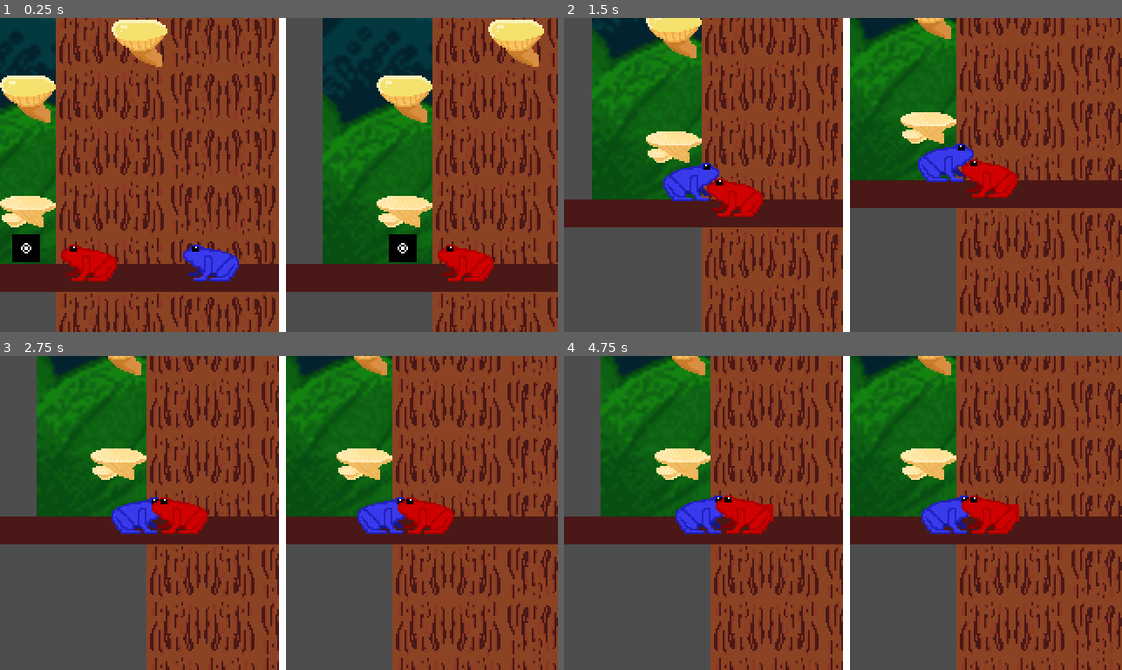
Above: before the commit, frames 1-4 (two rows, left to right).
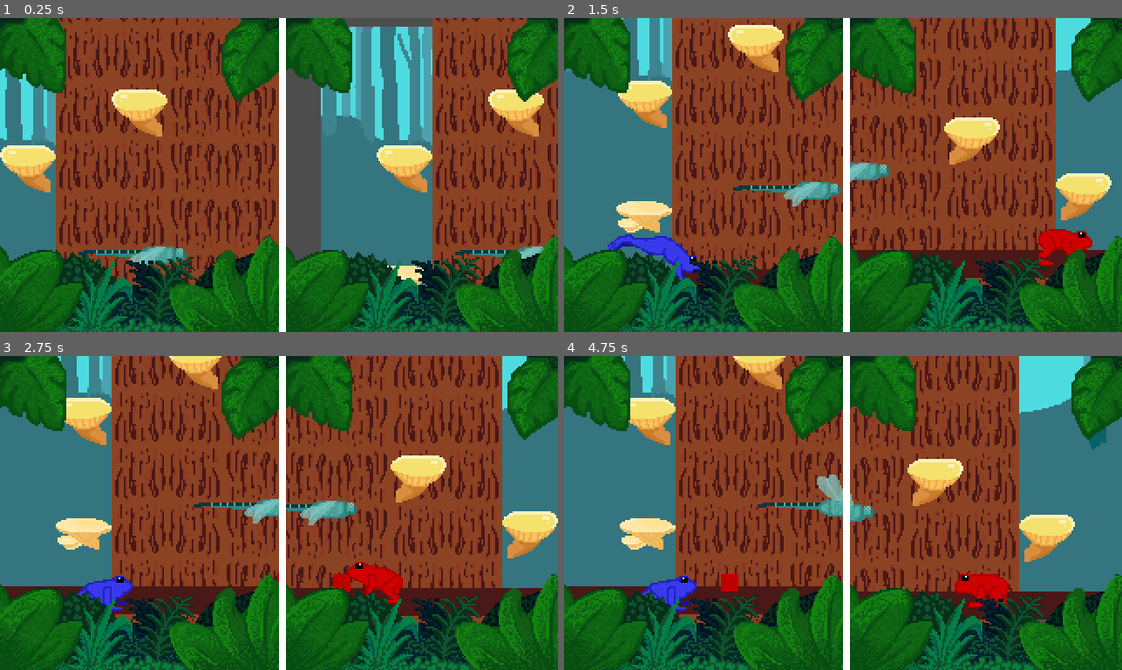
Above: after the commit, the same moments.

Repository: shrubino/CSP_LocalMult
Game: Godot game, scene res://Scenes/main.tscn
Two runs of this game, one before a commit and one after it. Both use one fixed random seed, a clock stepped at 60 frames per second and the inputs below.
Inputs:
- Up to frame 1 (0.25 s): no input
- Up to frame 2 (1.5 s): hold A (A) 0.53-1.28 s; hold Right (Right) from 0.53 s (still down); tap Up (Up) at 0.77 s; tap C (C) at 0.8, 1.35 s
- Up to frame 3 (2.75 s): tap Up (Up) at 1.52 s; tap D (D) at 1.55 s; release Right (Right) at 2.03 s; hold Left (Left) from 2.03 s (still down); hold D (D) from 2.03 s (still down); tap M (M) at 2.3 s
- Up to frame 4 (4.75 s): release Left (Left) at 2.78 s; release D (D) at 2.78 s; hold Right (Right) 2.78-4.28 s; tap M (M) at 2.85 s; tap Up (Up) at 3.02, 3.77, 4.52 s; tap N (N) at 3.05, 3.6 s; hold S (S) 3.53-4.28 s; hold Left (Left) from 4.28 s (still down); tap S (S) at 4.35 s; tap V (V) at 4.55 s

The runs differ from the first frame. In frame 1, 68% of the frame differs, in the area x 0-100%, y 0-100%; in frame 2, 80%; in frame 3, 80%; in frame 4, 84%.
Error before the commit: Invalid access to property or key 'scale' on a base object of type 'null instance'. (res://Scripts/player_2.gd:182)

Commit message:
Bug fixed
new bugs

Diff:
--- a/local-multiplayer-game/Scenes/Level1.tscn
+++ b/local-multiplayer-game/Scenes/Level1.tscn
@@ -1,15 +1,9 @@
-[gd_scene load_steps=20 format=4 uid="uid://drjc2wiskis6p"]
-
-[ext_resource type="Texture2D" uid="uid://3uen25ursun8" path="res://Resources/Background/background0.png" id="1_bdlbp"]
+[gd_scene load_steps=15 format=4 uid="uid://drjc2wiskis6p"]
+
 [ext_resource type="Texture2D" uid="uid://cwra40fds0cwo" path="res://Resources/spritesheet.png" id="1_joc8x"]
-[ext_resource type="Texture2D" uid="uid://be37xj113eghk" path="res://Resources/Background/background1.png" id="2_2h8qs"]
 [ext_resource type="PackedScene" uid="uid://bro3dprem6cm0" path="res://Scenes/Player1.tscn" id="2_6l7je"]
 [ext_resource type="PackedScene" uid="uid://dwacpckxvli0b" path="res://Scenes/Player2.tscn" id="3_jv6wh"]
-[ext_resource type="Texture2D" uid="uid://b8pdae27kefb7" path="res://Resources/Background/background2.png" id="3_rpty4"]
-[ext_resource type="Texture2D" uid="uid://bvocc71ly8386" path="res://Resources/Background/background3.png" id="4_6jj8j"]
 [ext_resource type="PackedScene" uid="uid://cf6nlic2jww2" path="res://Scenes/item.tscn" id="4_jghel"]
-[ext_resource type="Texture2D" uid="uid://bcdwu4eawgkh4" path="res://Resources/Background/background4.png" id="5_06um6"]
-[ext_resource type="Texture2D" uid="uid://belb1fcyepepe" path="res://Resources/Background/FRAME.png" id="6_ubfni"]
 [ext_resource type="Texture2D" uid="uid://ctc55x6e6ae34" path="res://Resources/Tiles/MUSHROOM PLATFORM.png" id="8_rpty4"]
 [ext_resource type="PackedScene" uid="uid://btwwcxhsmo6km" path="res://Scenes/dragon_fly.tscn" id="11_2h8qs"]
 [ext_resource type="PackedScene" uid="uid://cwls1y4eehxsq" path="res://Scenes/end.tscn" id="13_6jj8j"]
@@ -55,34 +49,7 @@
 sources/0 = SubResource("TileSetAtlasSource_jghel")
 sources/1 = SubResource("TileSetAtlasSource_6jj8j")
 
-[sub_resource type="Animation" id="Animation_6jj8j"]
-length = 0.001
-tracks/0/type = "value"
-tracks/0/imported = false
-tracks/0/enabled = true
-tracks/0/path = NodePath(".:position")
-tracks/0/interp = 1
-tracks/0/loop_wrap = true
-tracks/0/keys = {
-"times": PackedFloat32Array(0),
-"transitions": PackedFloat32Array(1),
-"update": 0,
-"values": [Vector2(70, -248)]
-}
-tracks/1/type = "value"
-tracks/1/imported = false
-tracks/1/enabled = true
-tracks/1/path = NodePath(".:scale")
-tracks/1/interp = 1
-tracks/1/loop_wrap = true
-tracks/1/keys = {
-"times": PackedFloat32Array(0),
-"transitions": PackedFloat32Array(1),
-"update": 0,
-"values": [Vector2(1, 1)]
-}
-
-[sub_resource type="Animation" id="Animation_rpty4"]
+[sub_resource type="Animation" id="Animation_ysn8j"]
 resource_name = "move"
 length = 2.0
 loop_mode = 1
@@ -96,63 +63,33 @@
 "times": PackedFloat32Array(0, 1, 2),
 "transitions": PackedFloat32Array(1, 1, 1),
 "update": 0,
-"values": [Vector2(70, -248), Vector2(138, -248), Vector2(70, -248)]
-}
-tracks/1/type = "value"
-tracks/1/imported = false
-tracks/1/enabled = true
-tracks/1/path = NodePath(".:scale")
-tracks/1/interp = 1
-tracks/1/loop_wrap = true
-tracks/1/keys = {
-"times": PackedFloat32Array(0.9999583, 1.000357, 1.9997245, 2),
-"transitions": PackedFloat32Array(1, 1, 1, 1),
+"values": [Vector2(93, 127), Vector2(162, 127), Vector2(93, 127)]
+}
+
+[sub_resource type="Animation" id="Animation_6ll4n"]
+length = 0.001
+tracks/0/type = "value"
+tracks/0/imported = false
+tracks/0/enabled = true
+tracks/0/path = NodePath(".:position")
+tracks/0/interp = 1
+tracks/0/loop_wrap = true
+tracks/0/keys = {
+"times": PackedFloat32Array(0),
+"transitions": PackedFloat32Array(1),
 "update": 0,
-"values": [Vector2(1, 1), Vector2(-1, 1), Vector2(-1, 1), Vector2(1, 1)]
-}
-
-[sub_resource type="AnimationLibrary" id="AnimationLibrary_06um6"]
+"values": [Vector2(93, 127)]
+}
+
+[sub_resource type="AnimationLibrary" id="AnimationLibrary_kylad"]
 _data = {
-&"RESET": SubResource("Animation_6jj8j"),
-&"move": SubResource("Animation_rpty4")
-}
+&"RESET": SubResource("Animation_6ll4n"),
+&"move": SubResource("Animation_ysn8j")
+}
+
+[sub_resource type="WorldBoundaryShape2D" id="WorldBoundaryShape2D_ysn8j"]
 
 [node name="Level1" type="Node2D"]
-
-[node name="BG_0" type="Sprite2D" parent="."]
-texture_filter = 2
-position = Vector2(162, -4.0000005)
-scale = Vector2(2.01, 2.01)
-texture = ExtResource("1_bdlbp")
-
-[node name="BG_1" type="Sprite2D" parent="."]
-texture_filter = 2
-position = Vector2(161.8, -4.0999985)
-scale = Vector2(2.01, 2.01)
-texture = ExtResource("2_2h8qs")
-
-[node name="BG_2" type="Sprite2D" parent="."]
-texture_filter = 2
-position = Vector2(161.8, -4.0999985)
-scale = Vector2(2.01, 2.01)
-texture = ExtResource("3_rpty4")
-
-[node name="BG_3" type="Sprite2D" parent="."]
-texture_filter = 2
-position = Vector2(161.8, -4.0999985)
-scale = Vector2(2.01, 2.01)
-texture = ExtResource("4_6jj8j")
-
-[node name="BG_4" type="Sprite2D" parent="."]
-texture_filter = 2
-position = Vector2(161.8, -4.0999985)
-scale = Vector2(2.01, 2.01)
-texture = ExtResource("5_06um6")
-
-[node name="Frame" type="Sprite2D" parent="."]
-position = Vector2(161.8, -4.0999985)
-scale = Vector2(2.01, 2.01)
-texture = ExtResource("6_ubfni")
 
 [node name="BG Layer" type="TileMapLayer" parent="."]
 tile_map_data = PackedByteArray("AAACALb/AAABAAEAAAACALf/AAABAAEAAAACALj/AAABAAEAAAACALn/AAABAAEAAAACALr/AAABAAEAAAACAL …(7888 unchanged characters)…
@@ -197,7 +134,7 @@
 [node name="Items" type="Node" parent="."]
 
 [node name="SupeerJump_1" parent="Items" instance=ExtResource("4_jghel")]
-position = Vector2(46, -95)
+position = Vector2(230, 164)
 
 [node name="SupeerJump_2" parent="Items" instance=ExtResource("4_jghel")]
 position = Vector2(274, -293)
@@ -209,17 +146,6 @@
 [node name="DoubleJump_2" parent="Items" instance=ExtResource("4_jghel")]
 position = Vector2(47, 167)
 itemType = 1
-
-[node name="DragonFly" parent="." instance=ExtResource("11_2h8qs")]
-position = Vector2(70, -248)
-collision_layer = 16
-collision_mask = 16
-
-[node name="AnimationPlayer" type="AnimationPlayer" parent="DragonFly"]
-libraries = {
-&"": SubResource("AnimationLibrary_06um6")
-}
-autoplay = "move"
 
 [node name="End" parent="." node_paths=PackedStringArray("win_panel", "win_label") instance=ExtResource("13_6jj8j")]
 position = Vector2(174, 90)
@@ -256,4 +182,29 @@
 offset_bottom = 87.0
 text = "Quit"
 
+[node name="DragonFly" parent="." instance=ExtResource("11_2h8qs")]
+position = Vector2(93, 127)
+
+[node name="AnimationPlayer" type="AnimationPlayer" parent="DragonFly"]
+libraries = {
+&"": SubResource("AnimationLibrary_kylad")
+}
+autoplay = "move"
+
+[node name="L_WorldBoundry" type="StaticBody2D" parent="."]
+
+[node name="CollisionShape2D" type="CollisionShape2D" parent="L_WorldBoundry"]
+position = Vector2(4, 162)
+rotation = 1.5707964
+shape = SubResource("WorldBoundaryShape2D_ysn8j")
+
+[node name="R_WorldBoundry" type="StaticBody2D" parent="."]
+position = Vector2(317, 317)
+rotation = 3.1415927
+
+[node name="CollisionShape2D" type="CollisionShape2D" parent="R_WorldBoundry"]
+position = Vector2(4, 162)
+rotation = 1.5707964
+shape = SubResource("WorldBoundaryShape2D_ysn8j")
+
 [connection signal="pressed" from="CanvasLayer/WinPanel/RestartButton" to="Player1" method="_on_restart_button_pressed"]
--- a/local-multiplayer-game/Scenes/Player1.tscn
+++ b/local-multiplayer-game/Scenes/Player1.tscn
@@ -1,7 +1,8 @@
-[gd_scene load_steps=23 format=3 uid="uid://bro3dprem6cm0"]
+[gd_scene load_steps=33 format=3 uid="uid://bro3dprem6cm0"]
 
 [ext_resource type="Script" uid="uid://c635wbouiynsg" path="res://Scripts/player_1.gd" id="1_n5fpy"]
 [ext_resource type="Texture2D" uid="uid://bmwbp3topkeut" path="res://Resources/Frog/Blue/IdleBlueSheet.png" id="2_n5fpy"]
+[ext_resource type="Texture2D" uid="uid://wmgsef8oktq1" path="res://Resources/Frog/Jumps/BlueJump_New.png" id="3_1yta1"]
 [ext_resource type="Texture2D" uid="uid://btc00p81ujp6t" path="res://Resources/Frog/Blue/BlueRunSpriteSheet.png" id="3_dvont"]
 
 [sub_resource type="RectangleShape2D" id="RectangleShape2D_n5fpy"]
@@ -25,6 +26,42 @@
 [sub_resource type="AtlasTexture" id="AtlasTexture_i047d"]
 atlas = ExtResource("2_n5fpy")
 region = Rect2(96, 0, 32, 32)
+
+[sub_resource type="AtlasTexture" id="AtlasTexture_hjvw7"]
+atlas = ExtResource("3_1yta1")
+region = Rect2(192, 0, 64, 64)
+
+[sub_resource type="AtlasTexture" id="AtlasTexture_tchc4"]
+atlas = ExtResource("3_1yta1")
+region = Rect2(256, 0, 64, 64)
+
+[sub_resource type="AtlasTexture" id="AtlasTexture_823bh"]
+atlas = ExtResource("3_1yta1")
+region = Rect2(320, 0, 64, 64)
+
+[sub_resource type="AtlasTexture" id="AtlasTexture_wj2r8"]
+atlas = ExtResource("3_1yta1")
+region = Rect2(384, 0, 64, 64)
+
+[sub_resource type="AtlasTexture" id="AtlasTexture_dttv8"]
+atlas = ExtResource("3_1yta1")
+region = Rect2(448, 0, 64, 64)
+
+[sub_resource type="AtlasTexture" id="AtlasTexture_rhj1v"]
+atlas = ExtResource("3_1yta1")
+region = Rect2(512, 0, 64, 64)
+
+[sub_resource type="AtlasTexture" id="AtlasTexture_7n7oi"]
+atlas = ExtResource("3_1yta1")
+region = Rect2(576, 0, 64, 64)
+
+[sub_resource type="AtlasTexture" id="AtlasTexture_1lg15"]
+atlas = ExtResource("3_1yta1")
+region = Rect2(640, 0, 64, 64)
+
+[sub_resource type="AtlasTexture" id="AtlasTexture_5a7kb"]
+atlas = ExtResource("3_1yta1")
+region = Rect2(704, 0, 64, 64)
 
 [sub_resource type="AtlasTexture" id="AtlasTexture_h0l6a"]
 atlas = ExtResource("3_dvont")
@@ -72,6 +109,41 @@
 "loop": true,
 "name": &"idle",
 "speed": 5.0
+}, {
+"frames": [{
+"duration": 1.0,
+"texture": SubResource("AtlasTexture_hjvw7")
+}, {
+"duration": 1.0,
+"texture": SubResource("AtlasTexture_tchc4")
+}, {
+"duration": 1.0,
+"texture": SubResource("AtlasTexture_823bh")
+}, {
+"duration": 1.0,
+"texture": SubResource("AtlasTexture_823bh")
+}, {
+"duration": 1.0,
+"texture": SubResource("AtlasTexture_wj2r8")
+}, {
+"duration": 1.0,
+"texture": SubResource("AtlasTexture_dttv8")
+}, {
+"duration": 1.0,
+"texture": SubResource("AtlasTexture_rhj1v")
+}, {
+"duration": 1.0,
+"texture": SubResource("AtlasTexture_7n7oi")
+}, {
+"duration": 1.0,
+"texture": SubResource("AtlasTexture_1lg15")
+}, {
+"duration": 1.0,
+"texture": SubResource("AtlasTexture_5a7kb")
+}],
+"loop": true,
+"name": &"jump",
+"speed": 10.0
 }, {
 "frames": [{
 "duration": 1.0,
@@ -175,6 +247,7 @@
 middleRaycast = NodePath("MiddleCast")
 rightRaycast = NodePath("RightCast")
 run = true
+jump = true
 idle = true
 tongue = NodePath("Tongue")
 tongueSpeed = null
@@ -214,8 +287,10 @@
 
 [node name="Sprite2D" type="AnimatedSprite2D" parent="."]
 sprite_frames = SubResource("SpriteFrames_2ale3")
-animation = &"run"
+animation = &"jump"
 autoplay = "idle"
+frame = 4
+frame_progress = 0.391845
 
 [node name="AnimationPlayer" type="AnimationPlayer" parent="."]
 libraries = {
--- a/local-multiplayer-game/Scenes/Player2.tscn
+++ b/local-multiplayer-game/Scenes/Player2.tscn
@@ -297,7 +297,7 @@
 color = Color(0.7490196, 0, 0, 1)
 metadata/_edit_use_anchors_ = true
 
-[node name="AnimatedSprite2D" type="AnimatedSprite2D" parent="." groups=["Player"]]
+[node name="Sprite2D" type="AnimatedSprite2D" parent="." groups=["Player"]]
 sprite_frames = SubResource("SpriteFrames_eus2p")
 animation = &"jump"
 autoplay = "idle"
--- a/local-multiplayer-game/Scenes/dragon_fly.tscn
+++ b/local-multiplayer-game/Scenes/dragon_fly.tscn
@@ -32,13 +32,16 @@
 }]
 
 [sub_resource type="RectangleShape2D" id="RectangleShape2D_kovm6"]
-size = Vector2(62, 4)
+size = Vector2(62, 11)
 
 [node name="DragonFly" type="AnimatableBody2D"]
+collision_layer = 15
+collision_mask = 15
 
 [node name="AnimatedSprite2D" type="AnimatedSprite2D" parent="."]
 sprite_frames = SubResource("SpriteFrames_2ilge")
 animation = &"idle"
+autoplay = "idle"
 frame_progress = 0.15069632
 
 [node name="CollisionShape2D" type="CollisionShape2D" parent="."]
--- a/local-multiplayer-game/Scenes/main.tscn
+++ b/local-multiplayer-game/Scenes/main.tscn
@@ -1,7 +1,10 @@
-[gd_scene load_steps=3 format=3 uid="uid://cvxvsj7flm3en"]
+[gd_scene load_steps=6 format=3 uid="uid://cvxvsj7flm3en"]
 
 [ext_resource type="Script" uid="uid://ccwww0b6y12um" path="res://Scripts/main.gd" id="1_bo1nx"]
 [ext_resource type="PackedScene" uid="uid://drjc2wiskis6p" path="res://Scenes/Level1.tscn" id="2_8gbba"]
+[ext_resource type="Texture2D" uid="uid://3uen25ursun8" path="res://Resources/Background/background0.png" id="2_jjvhh"]
+[ext_resource type="Texture2D" uid="uid://belb1fcyepepe" path="res://Resources/Background/FRAME.png" id="3_8gbba"]
+[ext_resource type="Texture2D" uid="uid://be37xj113eghk" path="res://Resources/Background/background1.png" id="3_kry3j"]
 
 [node name="Main" type="Node"]
 script = ExtResource("1_bo1nx")
@@ -22,13 +25,30 @@
 size = Vector2i(160, 180)
 render_target_update_mode = 4
 
+[node name="BG_0" type="Sprite2D" parent="HBoxContainer/LeftViewportContainer/LeftSubViewport"]
+position = Vector2(80, 90)
+texture = ExtResource("2_jjvhh")
+
+[node name="BG_1" type="Sprite2D" parent="HBoxContainer/LeftViewportContainer/LeftSubViewport"]
+position = Vector2(80, 90)
+texture = ExtResource("3_kry3j")
+
 [node name="LeftCamera2D" type="Camera2D" parent="HBoxContainer/LeftViewportContainer/LeftSubViewport"]
 unique_name_in_owner = true
+offset = Vector2(0, -40)
+limit_left = 0
+limit_right = 320
 limit_smoothed = true
 position_smoothing_enabled = true
 
 [node name="Level1" parent="HBoxContainer/LeftViewportContainer/LeftSubViewport" instance=ExtResource("2_8gbba")]
 unique_name_in_owner = true
+
+[node name="CanvasLayer" type="CanvasLayer" parent="HBoxContainer/LeftViewportContainer/LeftSubViewport"]
+
+[node name="Sprite2D" type="Sprite2D" parent="HBoxContainer/LeftViewportContainer/LeftSubViewport/CanvasLayer"]
+position = Vector2(80, 90)
+texture = ExtResource("3_8gbba")
 
 [node name="RightViewportContainer" type="SubViewportContainer" parent="HBoxContainer"]
 layout_mode = 2
@@ -42,11 +62,27 @@
 size = Vector2i(160, 180)
 render_target_update_mode = 4
 
+[node name="BG_0" type="Sprite2D" parent="HBoxContainer/RightViewportContainer/RightSubViewport"]
+position = Vector2(240, 90)
+texture = ExtResource("2_jjvhh")
+
+[node name="BG_1" type="Sprite2D" parent="HBoxContainer/RightViewportContainer/RightSubViewport"]
+position = Vector2(240, 90)
+texture = ExtResource("3_kry3j")
+
 [node name="RightCamera2D" type="Camera2D" parent="HBoxContainer/RightViewportContainer/RightSubViewport"]
 unique_name_in_owner = true
-
+offset = Vector2(0, -40)
+limit_left = 0
+limit_right = 320
 limit_smoothed = true
 position_smoothing_enabled = true
+
+[node name="CanvasLayer" type="CanvasLayer" parent="HBoxContainer/RightViewportContainer/RightSubViewport"]
+
+[node name="Sprite2D" type="Sprite2D" parent="HBoxContainer/RightViewportContainer/RightSubViewport/CanvasLayer"]
+position = Vector2(80, 90)
+texture = ExtResource("3_8gbba")
 
 [node name="ColorRect" type="ColorRect" parent="."]
 offset_left = 160.0
Binary file added: local-multiplayer-game/Resources/Frog/Jumps/BlueJump_New.png
Not shown, added: local-multiplayer-game/Resources/Frog/Jumps/BlueJump_New.png.import
Binary file added: local-multiplayer-game/Resources/Frog/Jumps/RedJump_New.png
Not shown, added: local-multiplayer-game/Resources/Frog/Jumps/RedJump_New.png.import
